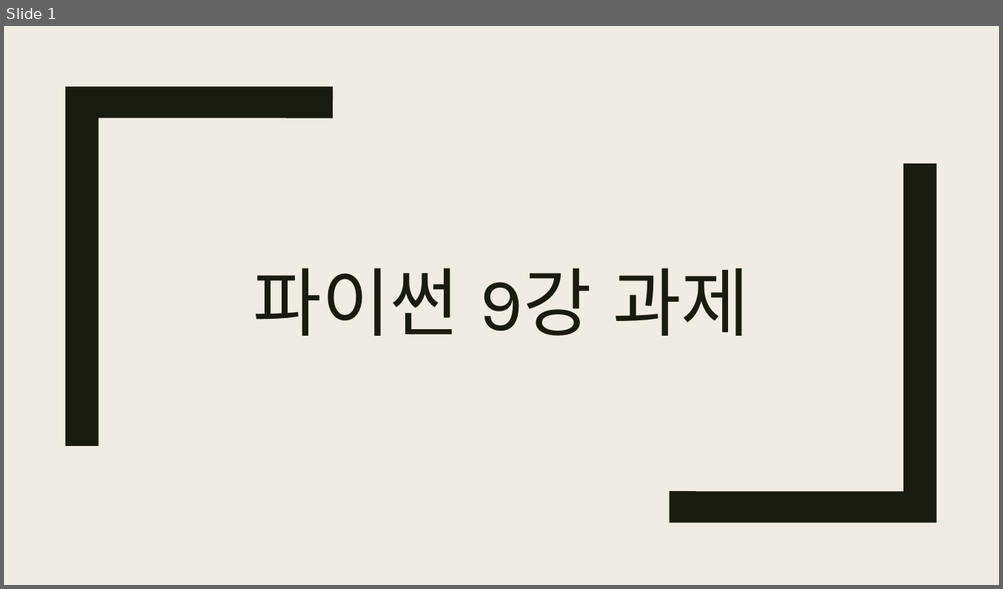
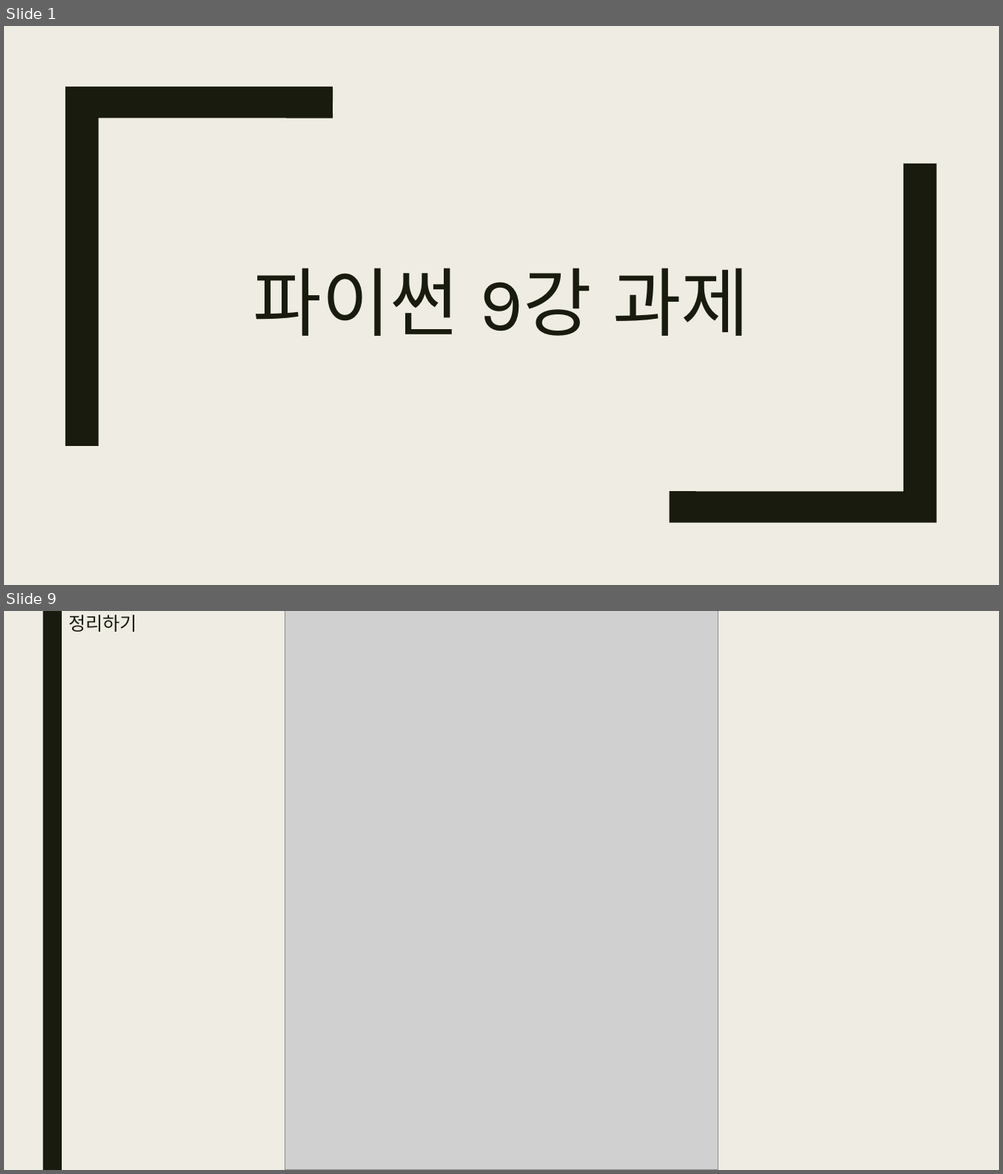
Before and after one commit to bino0130/politec-python, a slide deck: 파이썬 과제/파이썬 9강 과제 남정현.pptx. Shown one above the other, each under a label of ours: slide 1 before the commit, slides 1 and 9 after it; the slides between them are not shown. The pictures are 1003x589 and 1003x1174 pixels, drawn with LibreOffice and Linux fonts; fonts in the diff are those of the drawing; grey boxes stand for pictures. Boxes give left, top, right and bottom in pixels: in the first picture for what was removed or moved away, otherwise in the second. Text is boxed around its words. In the diff, an @@ line names an element or a change of style, - is before the commit and + after.

```diff
--- a/파이썬 과제/파이썬 9강 과제 남정현.pptx
+++ b/파이썬 과제/파이썬 9강 과제 남정현.pptx
@@ slide 9 added at (4,611,999,1170), background #EFEDE3 @@
@@ rectangle added at (42,611,62,1170), fill #191B0E @@
@@ title added at (68,615,137,632), 18 pt, text #191B0E @@
+정리하기
@@ picture added at (284,611,718,1170) @@
```
Also in this commit, not shown: 1 slide changed, 6 other slides added.
